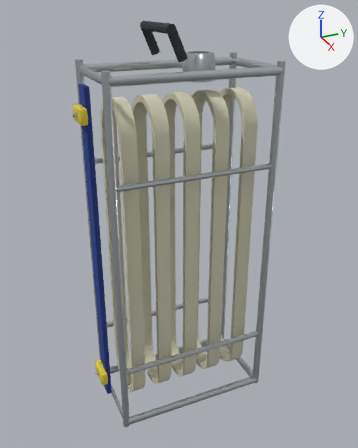
Before and after pictures for a commit that changed the glTF model assets/liederbach/equipment/hose_basket_4.glb.
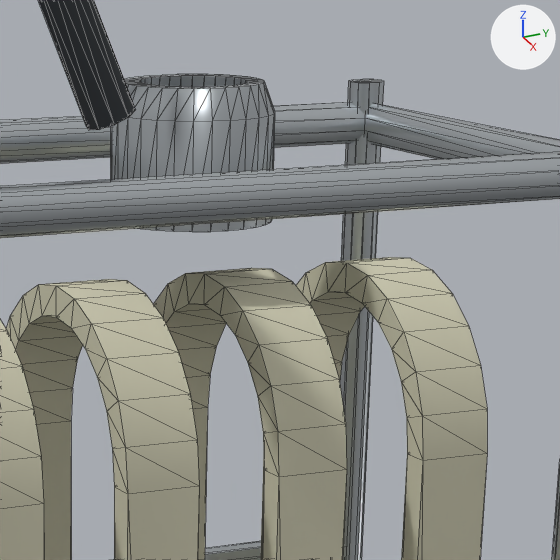
There are two pictures of each version: one whole from a 50 mm lens placed at (1.003, -0.434, 0.513), pointed at (0.001, 0.017, 0.013), one close up on the part from 45% to 76% of the width and 8% to 33% of the height. Lighting does not change. The marker at upper right points along +X, +Y and +Z. The last two pictures show the newer version. The close-ups show mesh edges as thin lines. Where no turn or scale is listed for an object, it has been applied to the vertices. Vertices at exactly the same position are counted once.

Names of what the first close-up shows: 'hose_basket_4'.
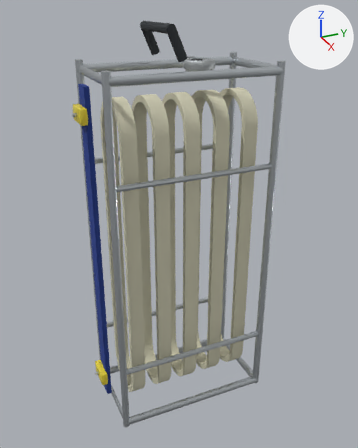
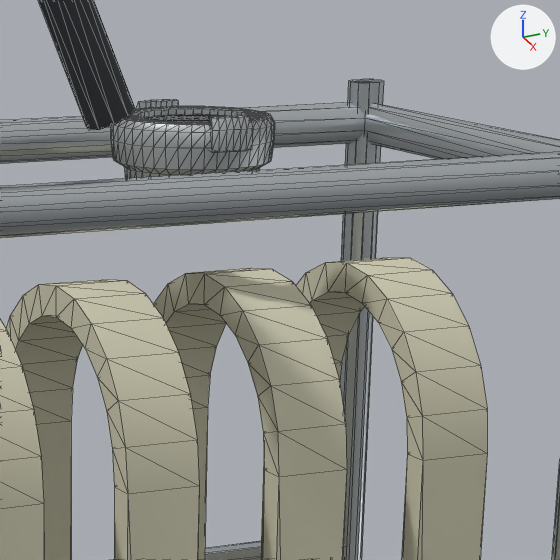
Pixel boxes [x1, y1, x2, y2] of what changed, in the close-ups (560 x 560 px):
part 1 of me_hose_basket_4, added: after [146, 115, 217, 121]
part 2 of me_hose_basket_4, added: after [111, 108, 275, 179]
part 3 of me_hose_basket_4, added: after [209, 115, 253, 152]
part 4 of me_hose_basket_4, added: after [136, 99, 178, 109]
part 5 of me_hose_basket_4, cut back (mostly hidden afterwards): before [124, 74, 275, 121]; after [135, 106, 266, 116]

Patch to the scene script:
```diff
--- a/assets/liederbach/equipment/hose_basket_4.glb.py
+++ b/assets/liederbach/equipment/hose_basket_4.glb.py
@@ mat_training_cast_metal @@
+mat_training_cast_metal = principled_material('training_cast_metal')
+mat_training_cast_metal.base_color = (0.53, 0.56, 0.57)  # light grey #c0c5c7
+mat_training_cast_metal.metallic = 0.68
+mat_training_cast_metal.roughness = 0.51
@@ mat_training_rubber @@
+mat_training_rubber = principled_material('training_rubber')
+mat_training_rubber.base_color = (0.034, 0.039, 0.043)  # dark grey #34383a
+mat_training_rubber.roughness = 0.91
@@ me_hose_basket_4 @@
 # used by ob_hose_basket_4; location = (0.0, 0.0, 0.0)
-me_hose_basket_4.from_pydata(...)  # 1084 vertices, 2112 faces; spans x -0.108..0.108, y -0.217..0.217, z -0.468..0.468
+me_hose_basket_4.from_pydata(...)  # 1974 vertices, 3884 faces; spans x -0.108..0.108, y -0.217..0.217, z -0.468..0.468
+# me_hose_basket_4 part 1: a new loose piece, a torus around z (ring radius 0.0243, tube radius 0.0013) spanning x -0.026..0.0251, y 0.04..0.0911, z 0.3874..0.39, in mat_training_rubber (dark grey #34383a)
+# me_hose_basket_4 part 2: a new loose piece of 320 vertices spanning x -0.036..0.035, y 0.03..0.101, z 0.363..0.392, in mat_training_cast_metal (light grey #c0c5c7)
+# me_hose_basket_4 part 3: a new loose piece of 35 vertices spanning x 0.03..0.038, y 0.056..0.075, z 0.382..0.395, in mat_training_cast_metal (light grey #c0c5c7)
+# me_hose_basket_4 part 4: a new loose piece of 35 vertices spanning x -0.039..-0.03, y 0.056..0.075, z 0.382..0.395, in mat_training_cast_metal (light grey #c0c5c7)
+# me_hose_basket_4 part 5: 111 vertices moved from x -0.036..0.035, y 0.03..0.101, z 0.349..0.406 to x -0.032..0.031, y 0.034..0.094, z 0.389..0.393; 29 vertices removed from x -0.036..0.03, y 0.035..0.096, z 0.349..0.406; 209 vertices added at x -0.032..0.03, y 0.035..0.097, z 0.389..0.393
 me_hose_basket_4.materials.append(mat_training_hose)
@@ me_hose_basket_4 @@
 me_hose_basket_4.materials.append(mat_training_yellow)
+me_hose_basket_4.materials.append(mat_training_cast_metal)  # light grey #c0c5c7
+me_hose_basket_4.materials.append(mat_training_rubber)  # dark grey #34383a
```
